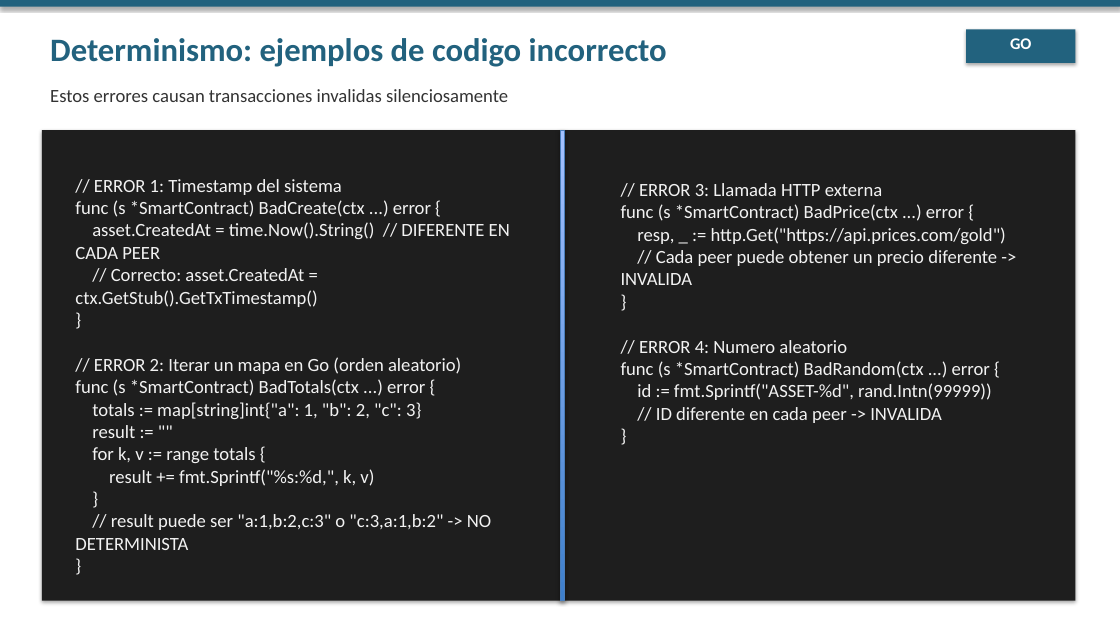
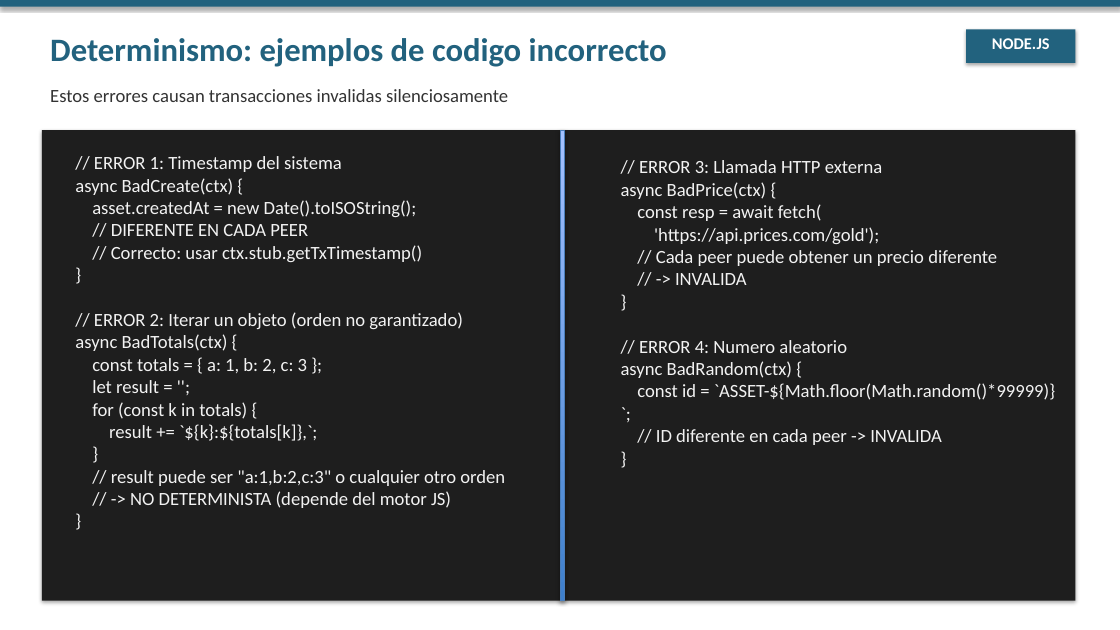
Before and after one commit to jjnieto/fabric, a slide deck: slide 13 of docs/slides/Modulo 4/dia_5.pptx. Drawn at 1120x630 pixels with LibreOffice and Linux fonts; fonts in the diff are those of the drawing. Boxes give left, top, right and bottom in pixels: in the first picture for what was removed or moved away, otherwise in the second. Text is boxed around its words. In the diff, an @@ line names an element or a change of style, - is before the commit and + after.

```diff
--- a/docs/slides/Modulo 4/dia_5.pptx
+++ b/docs/slides/Modulo 4/dia_5.pptx
@@ text at bbox=[992, 38, 1050, 49]: text changed @@
-GO
+NODE.JS
@@ text at bbox=[75, 156, 505, 508]: text changed @@
-// ERROR 1: Timestamp del sistema
-func (s *SmartContract) BadCreate(ctx ...) error {
-asset.CreatedAt = time.Now().String() // DIFERENTE EN CADA PEER
-// Correcto: asset.CreatedAt = ctx.GetStub().GetTxTimestamp()
-}
-// ERROR 2: Iterar un mapa en Go (orden aleatorio)
-func (s *SmartContract) BadTotals(ctx ...) error {
-totals := map[string]int{"a": 1, "b": 2, "c": 3}
-result := ""
-for k, v := range totals {
-result += fmt.Sprintf("%s:%d,", k, v)
-}
-// result puede ser "a:1,b:2,c:3" o "c:3,a:1,b:2" -> NO DETERMINISTA
-}
+// ERROR 1: Timestamp del sistema
+async BadCreate(ctx) {
+asset.createdAt = new Date().toISOString();
+// DIFERENTE EN CADA PEER
+// Correcto: usar ctx.stub.getTxTimestamp()
+}
+// ERROR 2: Iterar un objeto (orden no garantizado)
+async BadTotals(ctx) {
+const totals = { a: 1, b: 2, c: 3 };
+let result = '';
+for (const k in totals) {
+result += `${k}:${totals[k]},`;
+}
+// result puede ser "a:1,b:2,c:3" o cualquier otro orden
+// -> NO DETERMINISTA (depende del motor JS)
+}
@@ text at bbox=[621, 160, 1055, 445]: text changed @@
-// ERROR 3: Llamada HTTP externa
-func (s *SmartContract) BadPrice(ctx ...) error {
-resp, _ := http.Get("https://api.prices.com/gold")
-// Cada peer puede obtener un precio diferente -> INVALIDA
-}
-// ERROR 4: Numero aleatorio
-func (s *SmartContract) BadRandom(ctx ...) error {
-id := fmt.Sprintf("ASSET-%d", rand.Intn(99999))
-// ID diferente en cada peer -> INVALIDA
-}
+// ERROR 3: Llamada HTTP externa
+async BadPrice(ctx) {
+const resp = await fetch(
+'https://api.prices.com/gold');
+// Cada peer puede obtener un precio diferente
+// -> INVALIDA
+}
+// ERROR 4: Numero aleatorio
+async BadRandom(ctx) {
+const id = `ASSET-${Math.floor(Math.random()*99999)}`;
+// ID diferente en cada peer -> INVALIDA
+}
```
Also in this commit, not shown: 3 other slides changed, 4 slides added, 10 other files.
